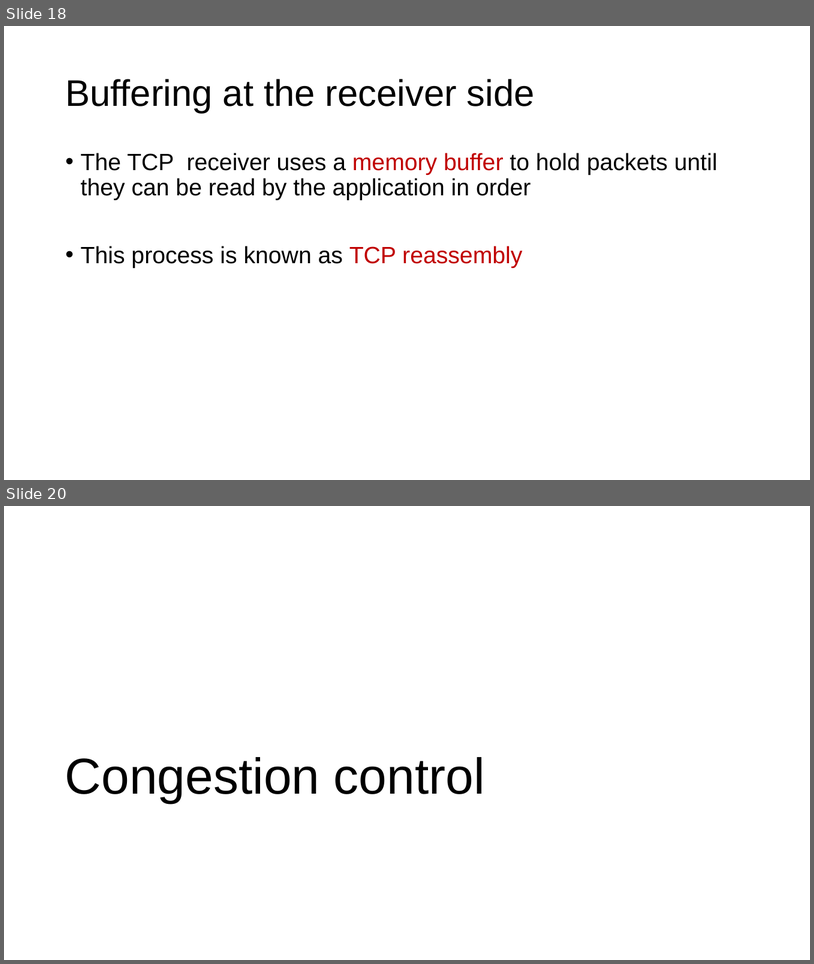
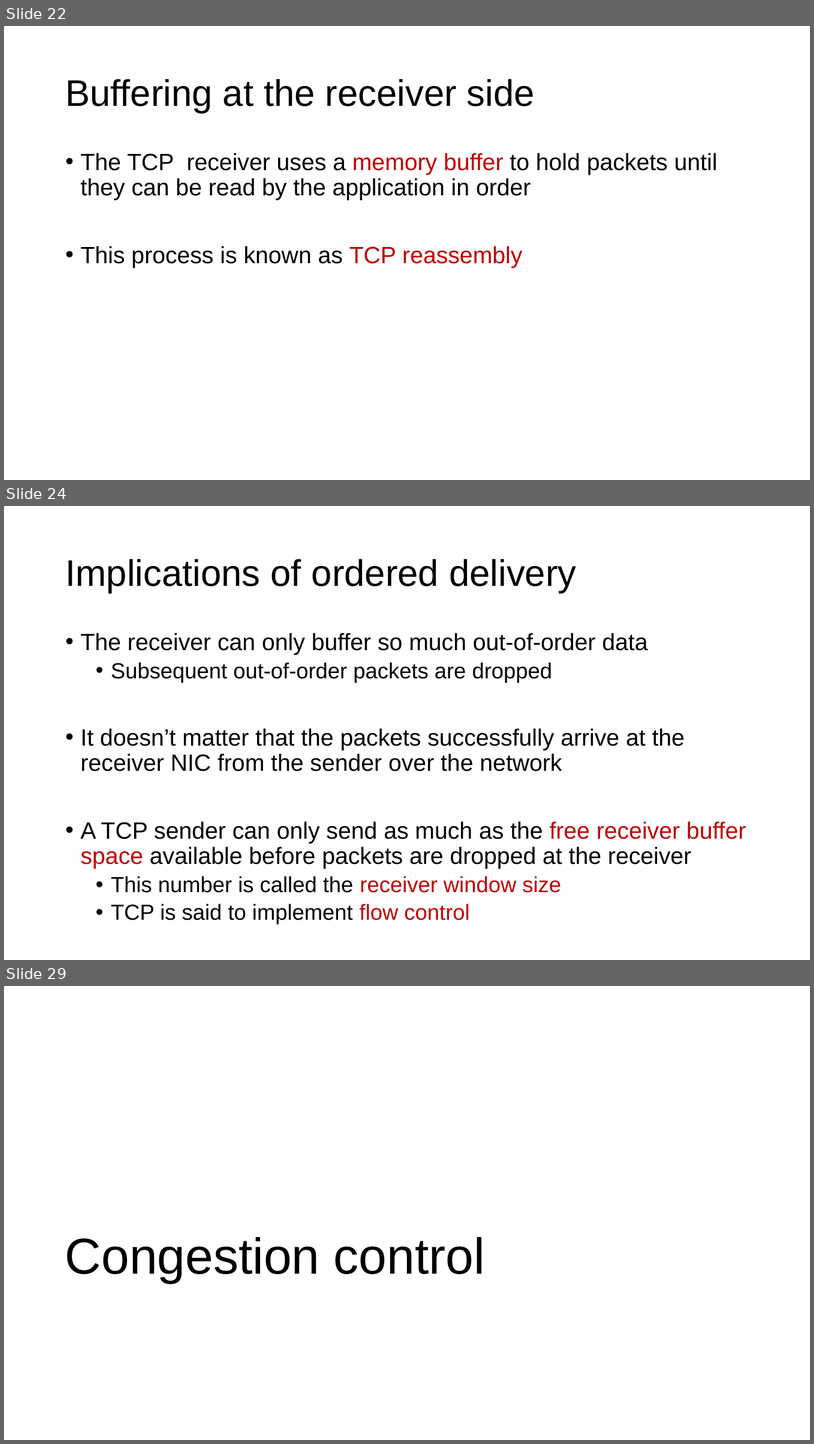
Before and after one commit to ngsrinivas/coursegen, a slide deck: ex/552-F19/lectures/05-transport.pptx. Shown one above the other, each under a label of ours: slides 18 and 20 before the commit, slides 22, 24 and 29 after it; the slides between them are not shown. The pictures are 814x964 and 814x1444 pixels, drawn with LibreOffice and Linux fonts; fonts in the diff are those of the drawing. Boxes give left, top, right and bottom in pixels: in the first picture for what was removed or moved away, otherwise in the second. Text is boxed around its words. In the diff, an @@ line names an element or a change of style, - is before the commit and + after.

```diff
--- a/ex/552-F19/lectures/05-transport.pptx
+++ b/ex/552-F19/lectures/05-transport.pptx
@@ slide 24 added at bbox=[4, 506, 810, 960], background #FFFFFF @@
@@ title added at bbox=[65, 559, 576, 593], 44 pt, text #000000 @@
+Implications of ordered delivery
@@ text added at bbox=[81, 633, 746, 924], 28 pt, text #000000 @@
+• The receiver can only buffer so much out-of-order data
+  • Subsequent out-of-order packets are dropped
+• It doesn’t matter that the packets successfully arrive at the receiver NIC from the sender over the network
+• A TCP sender can only send as much as the free receiver buffer space available before packets are dropped at the receiver
+  • This number is called the receiver window size
+  • TCP is said to implement flow control
@@ what was slide 18 is now slide 22 @@
@@ what was slide 20 is now slide 29 @@
```
Also in this commit, not shown: 7 slides changed, 8 other slides added, 2 other files.
